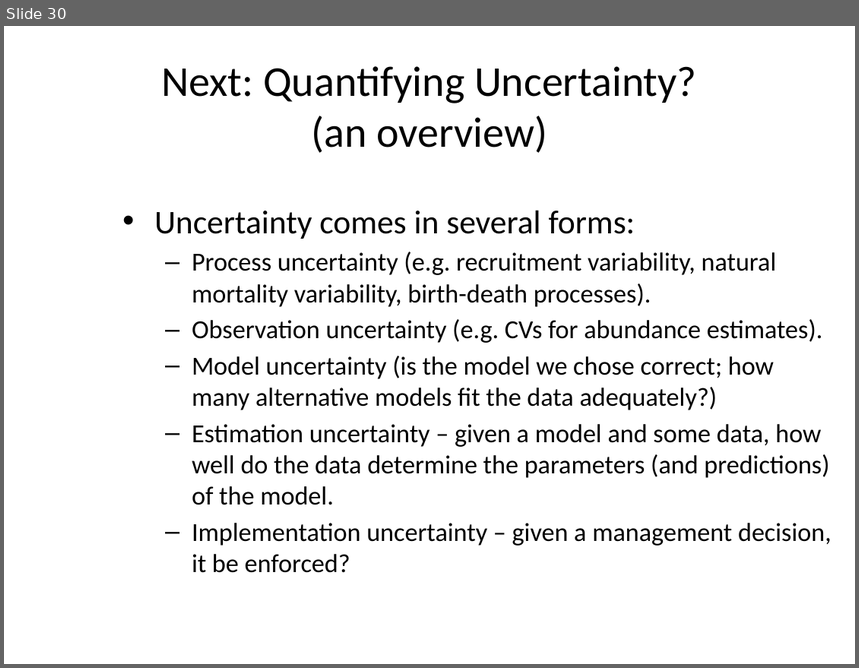
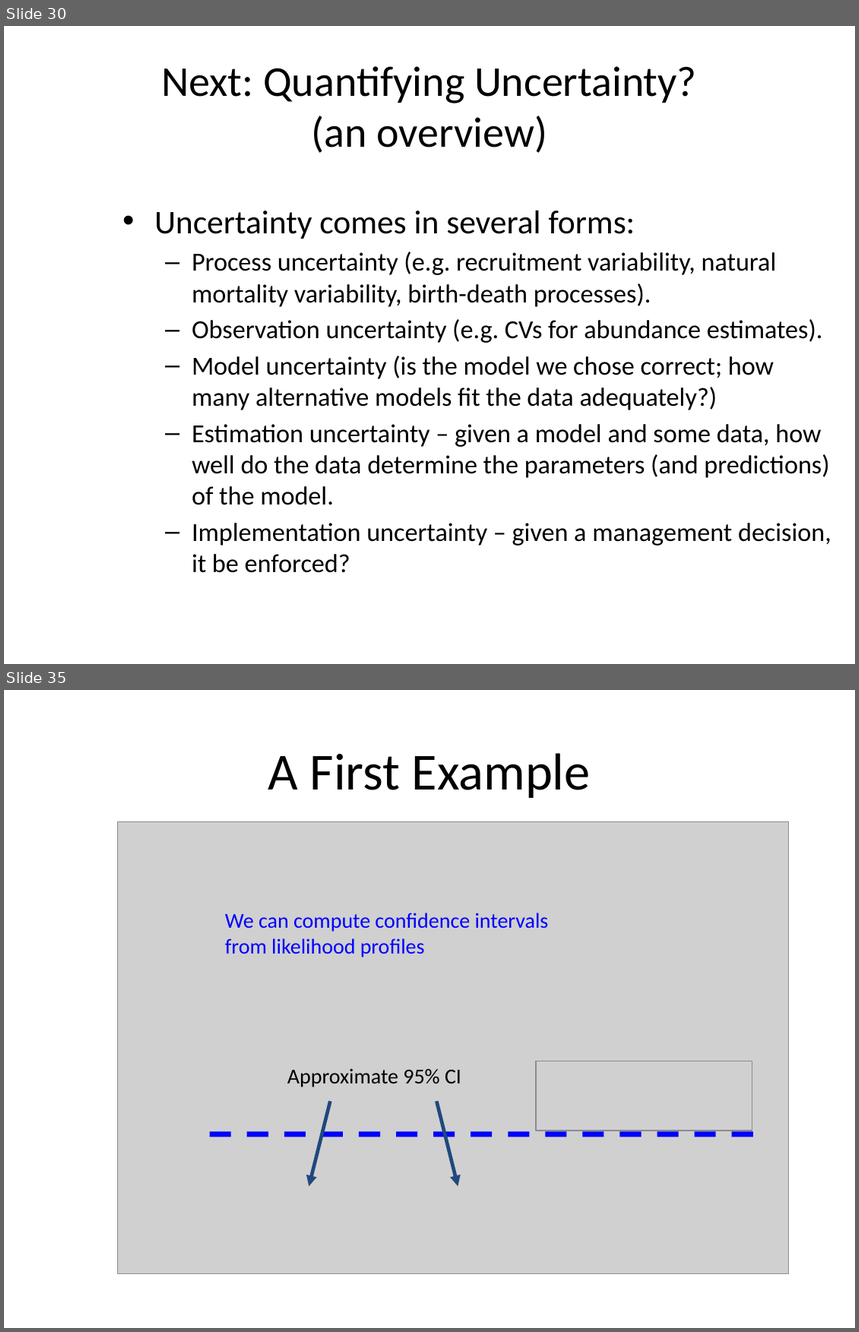
Before and after one commit to rwildermuth/FayLabExamples, a slide deck: Estimation.pptx. Shown one above the other, each under a label of ours: slide 30 before the commit, slides 30 and 35 after it; the slides between them are not shown. The pictures are 859x668 and 859x1332 pixels, drawn with LibreOffice and Linux fonts; fonts in the diff are those of the drawing; grey boxes stand for pictures. Boxes give left, top, right and bottom in pixels: in the first picture for what was removed or moved away, otherwise in the second. Text is boxed around its words. In the diff, an @@ line names an element or a change of style, - is before the commit and + after.

Commit message:
files updated to include likelihood profile work for Apr 8 2015

```diff
--- a/Estimation.pptx
+++ b/Estimation.pptx
@@ slide 35 added at (x1=4, y1=690, x2=855, y2=1328), background #FFFFFF @@
@@ title added at (x1=268, y1=753, x2=591, y2=798), 44 pt, text #000000 @@
+A First Example
@@ picture added at (x1=117, y1=822, x2=789, y2=1274) @@
@@ text added at (x1=225, y1=913, x2=549, y2=958), 18 pt, text #0000FF @@
+We can compute confidence intervals from likelihood profiles
@@ text added at (x1=287, y1=1069, x2=462, y2=1087), 18 pt, text #000000 @@
+Approximate 95% CI
@@ picture added at (x1=536, y1=1061, x2=752, y2=1131) @@
@@ arrow added from (330, 1101) to (309, 1186), #1F497D 3 pt @@
@@ arrow added from (436, 1101) to (458, 1186), #1F497D 3 pt @@
@@ line added from (210, 1135) to (756, 1135), #0000FF 4.5 pt dashed @@
```
Also in this commit, not shown: 10 other slides added, 1 other file.
